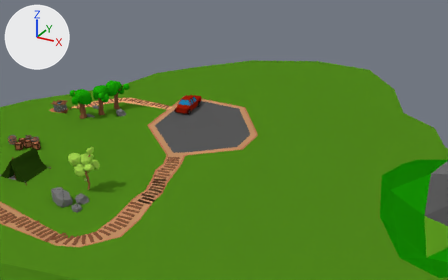
What one commit did to the Blender file ldjam/ldjam_challenge_2.blend.
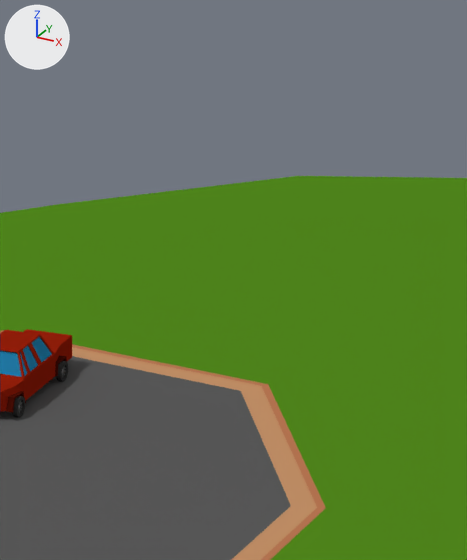
Each version appears first from a 50 mm camera at (105.4, -169.3, 83.3) aimed at (17.1, -8.8, 3.1), and next in a close-up on the part from 41% to 65% of the width and 7% to 52% of the height. Arrows for +X, +Y and +Z are at upper left; the lights stay in place.

Objects in the first close-up: 'Cube.080', 'Ground'.
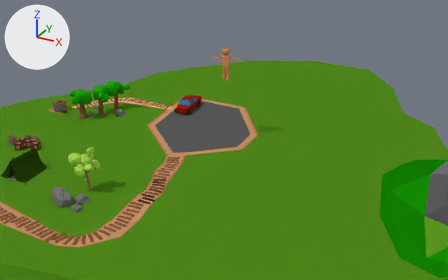
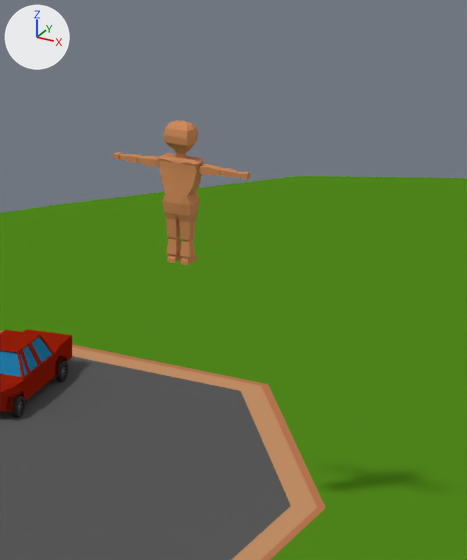
Boxes [x1, y1, x2, y2] around the edits, measured in the close-ups (467 x 560 px):
'model_player_v2', added (brown): after [113, 120, 250, 265]

The change, as a list of edits to the scene's bpy script:
```text
Add me_scene_001:
    me_scene_001.from_pydata(...)  # 285 vertices, 284 faces; spans x -5.46..0.0, y -1.27..0.55, z 0.47..10.97
    me_scene_001.materials.append(mat_imphenzia)  # picture img_palette_v2_png
Add ob_model_player_v2:
    ob_model_player_v2 = bpy.data.objects.new('model_player_v2', me_scene_001)
    ob_model_player_v2.location = (12.93, 0.42, 19.71)
    _m = ob_model_player_v2.modifiers.new('Mirror', 'MIRROR')
    _m.use_clip = True
```
